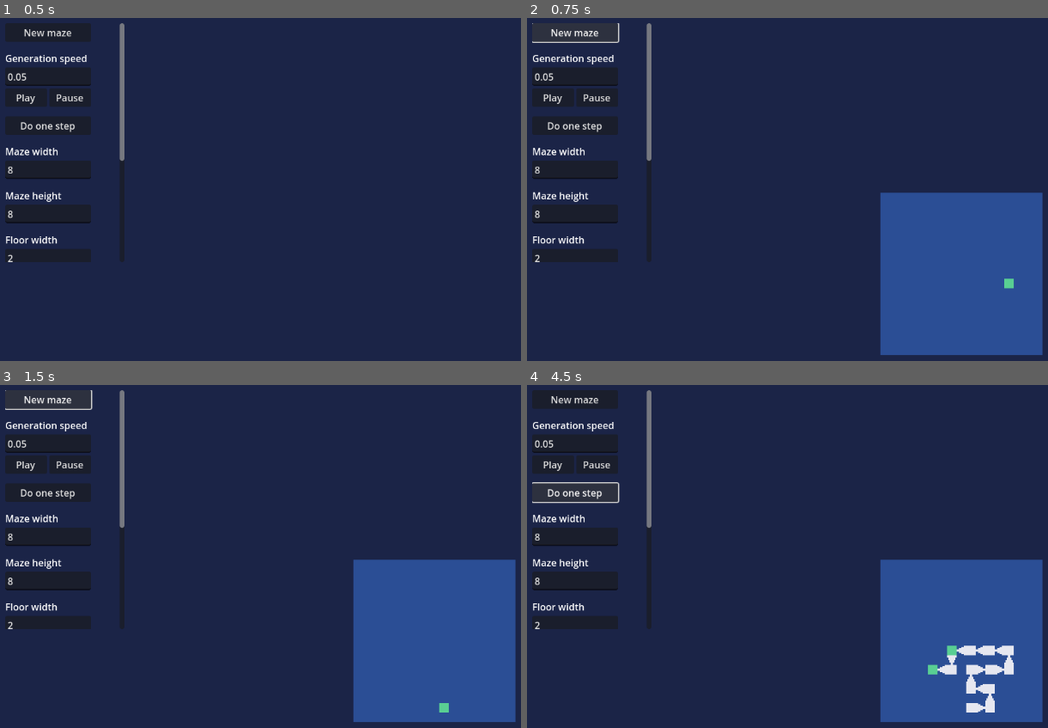
Above: before the commit, frames 1-4 (two rows, left to right).
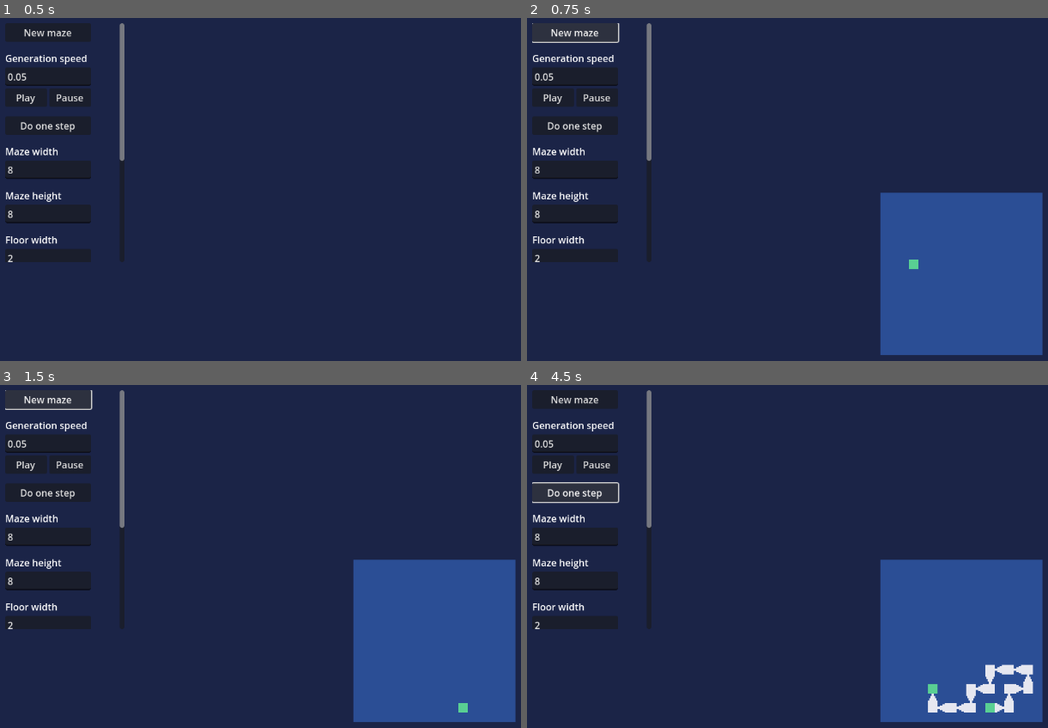
Above: after the commit, the same moments.

Repository: Kobefir/maze-generation
Game: Godot game, scene res://world.tscn
The game is run twice, just before and just after one commit, with the same random seed, the same clock (stepped at 60 frames per second) and the same inputs.
Inputs:
- Up to frame 1 (0.5 s): no input
- Up to frame 2 (0.75 s): click "New maze" at 0.5 s
- Up to frame 3 (1.5 s): click "New maze" at 1.25 s
- Up to frame 4 (4.5 s): click "Play" at 2 s; click "Play" at 2.75 s; click "Do one step" at 3.5 s; click "Do one step" at 4.25 s

Frame 1 is identical in both runs. In frame 2, 0.1% of the frame differs, in the area x 73-94%, y 70-79%; in frame 3, 0.1%; in frame 4, 1.6%, in the area x 76-98%, y 75-96%.

Commit message:
Started implementation of maze.gd
- maze.gd will build a TileMapLayer based on the CellularAutomata-generated maze as well as its wall_size and floor_size

Diff:
--- a/cellular_automata.gd
+++ b/cellular_automata.gd
@@ -6,8 +6,8 @@
 
 @export var rng_seed: int = -1
 @export var initial_density: float = 0.5
-@export var wall_thickness: int = 1
-@export var floor_thickness: int = 1
+@export var wall_size: int = 1
+@export var floor_size: int = 1
 @export var branch_probability: int = 5 # Percent chance of branching
 @export var turn_probability: int = 10 # Percent chance of changing path direction
 @export var update_frequency: float = 0.05 # Number of seconds between _step_generation() calls
@@ -126,7 +126,14 @@
 			connected_cell_count += 1
 			# Stop working when the maze is complete
 			if connected_cell_count == maze.size():
-				SignalBus.maze_complete.emit()
+				# Pass the maze size info forward to build the TileMapLayer
+				var params: Dictionary[StringName, int] = {
+					&"maze_width": maze_width,
+					&"maze_height": maze_height,
+					&"wall_size": wall_size,
+					&"floor_size": floor_size
+				}
+				SignalBus.maze_complete.emit(params, maze)
 				is_maze_paused = true
 
 	maze[coords].state = new_state
--- /dev/null
+++ b/maze.gd
@@ -0,0 +1,16 @@
+extends TileMapLayer
+
+func _ready() -> void:
+	SignalBus.maze_complete.connect(_on_maze_complete)
+
+func build_maze() -> void:
+	return
+
+func _on_maze_complete(params: Dictionary[StringName, int], maze: Dictionary[Vector2i, CellularAutomata.Cell]) -> void:
+	return
+	# General pseudocode:
+	# For each cell:
+	#   fill a square of length floor_width
+	#   if connect_vector:
+	#   fill an area of dimensions floor_width * wall_width in dir of connect_vector
+	# Then, set a wall everywhere there isn't a floor
--- a/signal_bus.gd
+++ b/signal_bus.gd
@@ -10,11 +10,14 @@
 signal update_speed_changed(new_speed: float)
 
 @warning_ignore("unused_signal")
-signal update_cell(cell_coords: Vector2i,
+signal update_cell(
+		cell_coords: Vector2i,
 		new_state: CellularAutomata.CellState, invite_vector: int)
 
 @warning_ignore("unused_signal")
-signal maze_complete()
+signal maze_complete(
+		params: Dictionary[StringName, int],
+		maze: Dictionary[Vector2i, CellularAutomata.Cell])
 
 @warning_ignore("unused_signal")
 signal maze_paused()
--- a/world.tscn
+++ b/world.tscn
@@ -1,9 +1,11 @@
-[gd_scene load_steps=5 format=3 uid="uid://d2jqibm3vtgex"]
+[gd_scene load_steps=7 format=3 uid="uid://d2jqibm3vtgex"]
 
 [ext_resource type="Script" uid="uid://ddepihu7vsn5e" path="res://cellular_automata.gd" id="1_f3sb7"]
 [ext_resource type="Script" uid="uid://cmxvrt3puad8v" path="res://ui.gd" id="2_aqk2v"]
 [ext_resource type="TileSet" uid="uid://cxnpf76q08m5y" path="res://map_ui.tres" id="2_tlwt5"]
 [ext_resource type="Script" uid="uid://met31er2yvbq" path="res://map.gd" id="3_aqk2v"]
+[ext_resource type="TileSet" uid="uid://cl2x2o4jmfuyt" path="res://world_tiles.tres" id="5_036b0"]
+[ext_resource type="Script" uid="uid://drhxy2v5feegb" path="res://maze.gd" id="6_dwbse"]
 
 [node name="World" type="Node2D"]
 
@@ -160,7 +162,14 @@
 layout_mode = 2
 text = "-1"
 
-[node name="Maze" type="Node2D" parent="."]
+[node name="CellularAutomata" type="Node2D" parent="."]
 script = ExtResource("1_f3sb7")
 
+[node name="Maze" type="TileMapLayer" parent="CellularAutomata"]
+tile_set = ExtResource("5_036b0")
+occlusion_enabled = false
+navigation_enabled = false
+script = ExtResource("6_dwbse")
+
 [node name="WorldCamera" type="Camera2D" parent="."]
+zoom = Vector2(2, 2)
--- /dev/null
+++ b/world_tiles.tres
@@ -0,0 +1,11 @@
+[gd_resource type="TileSet" load_steps=3 format=3 uid="uid://cl2x2o4jmfuyt"]
+
+[ext_resource type="Texture2D" uid="uid://ddeiaa2fi43yw" path="res://art/world_tiles.png" id="1_jtlsg"]
+
+[sub_resource type="TileSetAtlasSource" id="TileSetAtlasSource_cyyug"]
+texture = ExtResource("1_jtlsg")
+0:0/0 = 0
+1:0/0 = 0
+
+[resource]
+sources/0 = SubResource("TileSetAtlasSource_cyyug")
Binary file added: art/world_tiles.png
Not shown, added: art/world_tiles.png.import
Binary file added: aseprite/world_tiles.aseprite
Binary file added: aseprite/world_tiles.png
Not shown, added: maze.gd.uid
